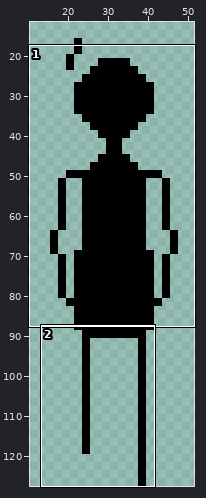
Two states of a pixel-art file, new_assets/player_walk_vertical.aseprite. Above, an overview of the earlier version with the close-up marked.
Close-up. Before:
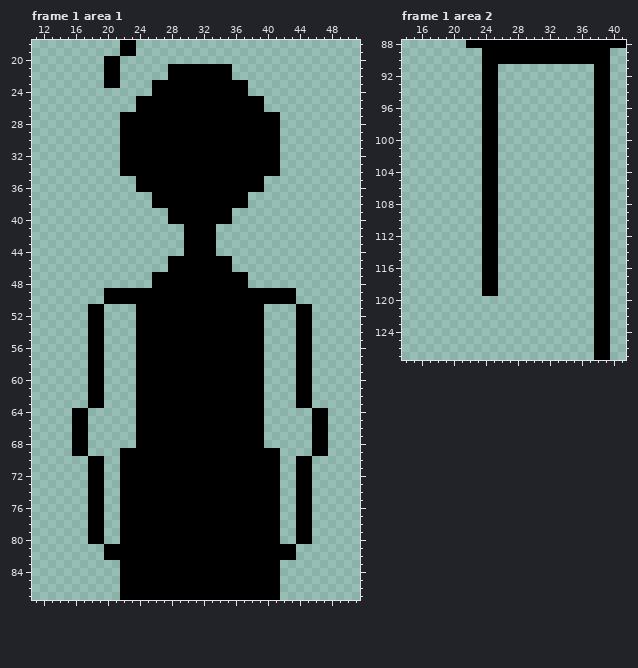
64x128 pixels, 2 frames. Shown: frame 1 area 1: x 11..51, y 18..87; frame 1 area 2: x 14..41, y 88..127. The wide view leaves out empty margins. The commit also changed other frames or places, which this record leaves out.
And afterwards:
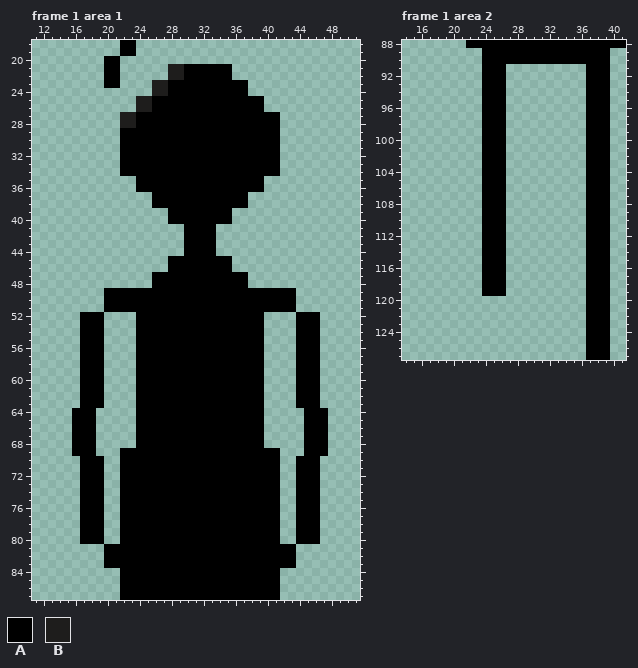
Palette (. is transparent): A #000000  B #1e1d1c
From old to new:
Frame 1 area 1:
y 21..22: x 28..29 AA -> BB
y 23..24: x 26..27 AA -> BB
y 25..26: x 24..25 AA -> BB
y 27..28: x 22..23 AA -> BB
y 51: x 18..23 AA.... -> ..AAAA; x 40..45 ....AA -> AAAA..
y 52..63: x 17 . -> A; x 46 . -> A
y 64..69: x 18 . -> A; x 45 . -> A
y 70..80: x 17 . -> A; x 46 . -> A
y 83: x 20..21 .. -> AA; x 42..43 .. -> AA
Frame 1 area 2:
y 91..119: x 26 . -> A; x 37 . -> A
y 120..127: x 37 . -> A
Pixel boxes of the changes (left, top, right, bottom) in both close-ups:
changed: (120, 64, 184, 128)
changed: (80, 304, 136, 568)
changed: (264, 304, 320, 568)
added: (498, 64, 506, 296)
added: (586, 64, 594, 360)
